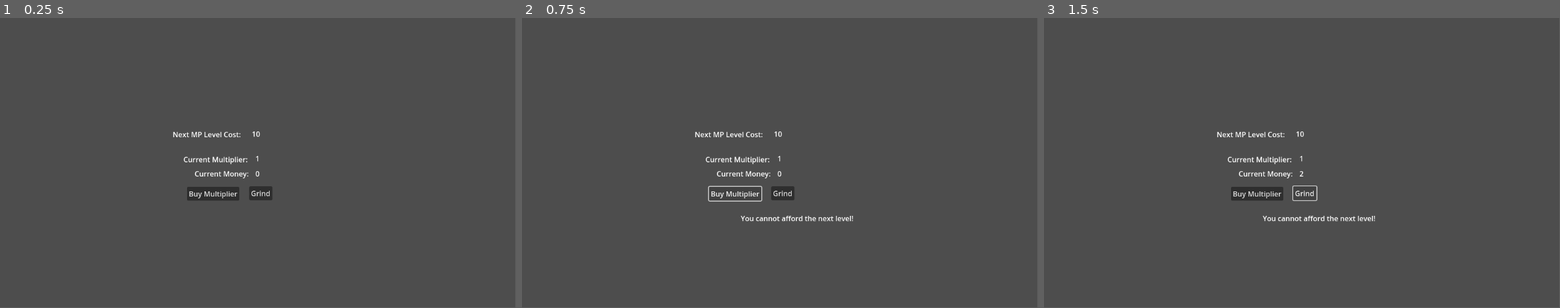
Above: before the commit, frames 1-3 (left to right).
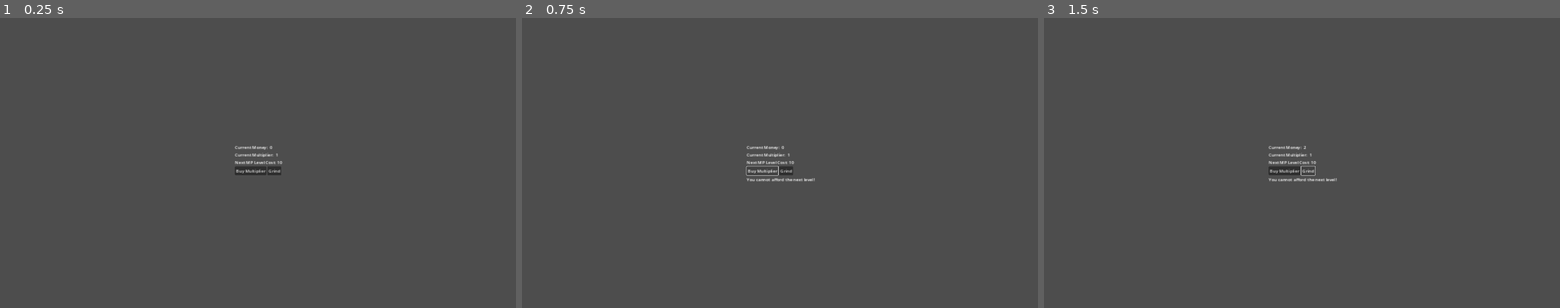
Above: after the commit, the same moments.

Repository: Loafabreadly/CEO-Idle
Game: Godot game, scene res://game.tscn
The game is run twice, just before and just after one commit, with the same random seed, the same clock (stepped at 60 frames per second) and the same inputs.
Inputs:
- Up to frame 1 (0.25 s): no input
- Up to frame 2 (0.75 s): click "Buy Multiplier" at 0.5 s
- Up to frame 3 (1.5 s): click "Grind" at 1.25 s
In our replay, the window is 799x449 before the commit and 800x450 after it. These sizes can differ from the game's own. Grey fills any space a smaller window leaves; there, only what the larger window draws over its background counts as a difference.

The runs differ from the first frame. In frame 1, 1.4% of the frame differs, in the area x 33-55%, y 39-63%; in frame 2, 1.4%; in frame 3, 1.5%, in the area x 33-65%, y 39-71%.

Commit message:
Base resolution on the project

Diff:
--- a/Game.gd
+++ b/Game.gd
@@ -2,12 +2,12 @@
 
 @onready var currentMoney = 0
 @onready var currentMP = 1
-@onready var money = $UI/money
-@onready var mp = $UI/mp
+@onready var money = $UI/CenterContainer/VBoxContainer/moneyContainer/money
+@onready var mp = $UI/CenterContainer/VBoxContainer/mpContainer/mp
 @onready var gameTimer = $Timer
 @onready var nextLevelCost = 10
-@onready var status = $UI/statusLabel
-@onready var nextLevelCostLabel = $UI/nlc
+@onready var status = $UI/CenterContainer/VBoxContainer/statusLabel
+@onready var nextLevelCostLabel = $UI/CenterContainer/VBoxContainer/nlcContainer/nlc
 # Called when the node enters the scene tree for the first time.
 func _ready():
 	startGame()
--- a/game.tscn
+++ b/game.tscn
@@ -13,76 +13,63 @@
 offset_right = 615.0
 offset_bottom = 296.0
 
-[node name="buyMP" type="Button" parent="UI"]
+[node name="CenterContainer" type="CenterContainer" parent="UI"]
 layout_mode = 0
-offset_left = -157.0
-offset_top = 122.0
-offset_right = -40.0
-offset_bottom = 153.0
+offset_left = -573.0
+offset_top = -255.0
+offset_right = 1347.0
+offset_bottom = 825.0
+
+[node name="VBoxContainer" type="VBoxContainer" parent="UI/CenterContainer"]
+layout_mode = 2
+alignment = 1
+
+[node name="moneyContainer" type="HBoxContainer" parent="UI/CenterContainer/VBoxContainer"]
+layout_mode = 2
+
+[node name="moneyLabel" type="Label" parent="UI/CenterContainer/VBoxContainer/moneyContainer"]
+layout_mode = 2
+text = "Current Money: "
+
+[node name="money" type="Label" parent="UI/CenterContainer/VBoxContainer/moneyContainer"]
+layout_mode = 2
+
+[node name="mpContainer" type="HBoxContainer" parent="UI/CenterContainer/VBoxContainer"]
+layout_mode = 2
+
+[node name="mpLabel" type="Label" parent="UI/CenterContainer/VBoxContainer/mpContainer"]
+layout_mode = 2
+text = "Current Multiplier: "
+
+[node name="mp" type="Label" parent="UI/CenterContainer/VBoxContainer/mpContainer"]
+layout_mode = 2
+
+[node name="nlcContainer" type="HBoxContainer" parent="UI/CenterContainer/VBoxContainer"]
+layout_mode = 2
+
+[node name="nlcLabel" type="Label" parent="UI/CenterContainer/VBoxContainer/nlcContainer"]
+layout_mode = 2
+text = "Next MP Level Cost:"
+
+[node name="nlc" type="Label" parent="UI/CenterContainer/VBoxContainer/nlcContainer"]
+layout_mode = 2
+
+[node name="buttonContainer" type="HBoxContainer" parent="UI/CenterContainer/VBoxContainer"]
+layout_mode = 2
+
+[node name="buyMP" type="Button" parent="UI/CenterContainer/VBoxContainer/buttonContainer"]
+layout_mode = 2
 text = "Buy Multiplier"
 
-[node name="moneyLabel" type="Label" parent="UI"]
-layout_mode = 0
-offset_left = -140.0
-offset_top = 81.0
-offset_right = -15.0
-offset_bottom = 104.0
-text = "Current Money: "
+[node name="grind" type="Button" parent="UI/CenterContainer/VBoxContainer/buttonContainer"]
+layout_mode = 2
+text = "Grind"
 
-[node name="mpLabel" type="Label" parent="UI"]
-layout_mode = 0
-offset_left = -165.0
-offset_top = 49.0
-offset_right = -17.0
-offset_bottom = 72.0
-text = "Current Multiplier: "
-
-[node name="mp" type="Label" parent="UI"]
-layout_mode = 0
-offset_left = -4.0
-offset_top = 47.0
-offset_right = 36.0
-offset_bottom = 70.0
-
-[node name="money" type="Label" parent="UI"]
-layout_mode = 0
-offset_left = -4.0
-offset_top = 81.0
-offset_right = 111.0
-offset_bottom = 104.0
-
-[node name="statusLabel" type="Label" parent="UI"]
-layout_mode = 0
-offset_left = -86.0
-offset_top = 181.0
-offset_right = 105.0
-offset_bottom = 236.0
-
-[node name="nlc" type="Label" parent="UI"]
-layout_mode = 0
-offset_left = -12.0
-offset_top = -8.0
-offset_right = 28.0
-offset_bottom = 15.0
-
-[node name="nlcLabel" type="Label" parent="UI"]
-layout_mode = 0
-offset_left = -189.0
-offset_top = -7.0
-offset_right = -36.0
-offset_bottom = 16.0
-text = "Next MP Level Cost:"
-
-[node name="grind" type="Button" parent="UI"]
-layout_mode = 0
-offset_left = -18.0
-offset_top = 121.0
-offset_right = 34.0
-offset_bottom = 152.0
-text = "Grind"
+[node name="statusLabel" type="Label" parent="UI/CenterContainer/VBoxContainer"]
+layout_mode = 2
 
 [node name="Timer" type="Timer" parent="."]
 
-[connection signal="pressed" from="UI/buyMP" to="." method="_on_buy_mp_pressed"]
-[connection signal="pressed" from="UI/grind" to="." method="_on_grind_pressed"]
+[connection signal="pressed" from="UI/CenterContainer/VBoxContainer/buttonContainer/buyMP" to="." method="_on_buy_mp_pressed"]
+[connection signal="pressed" from="UI/CenterContainer/VBoxContainer/buttonContainer/grind" to="." method="_on_grind_pressed"]
 [connection signal="timeout" from="Timer" to="." method="_on_timer_timeout"]
--- a/project.godot
+++ b/project.godot
@@ -11,8 +11,17 @@
 [application]
 
 config/name="Ceo-idle"
+config/version="Core"
 run/main_scene="res://game.tscn"
 config/features=PackedStringArray("4.2", "Mobile")
+boot_splash/bg_color=Color(0.0392157, 0.168627, 0.113725, 1)
+boot_splash/image="res://bread.png"
+
+[display]
+
+window/size/viewport_width=1920
+window/size/viewport_height=1080
+window/stretch/mode="canvas_items"
 
 [rendering]
 
Binary file added: bread.png
Not shown, added: bread.png.import
